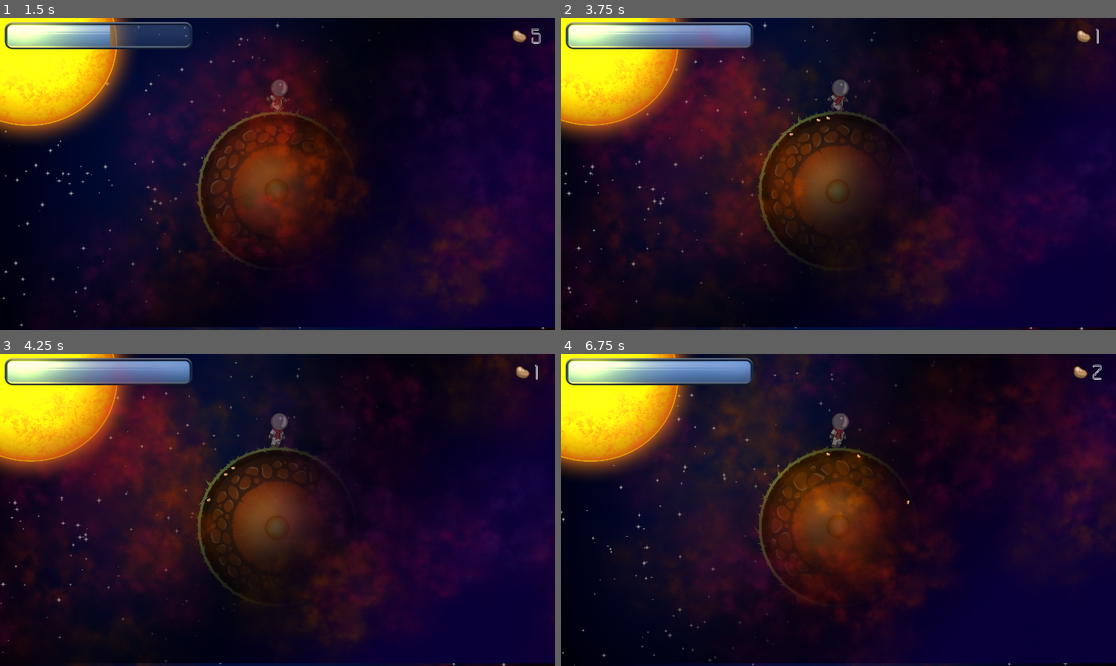
Above: before the commit, frames 1-4 (two rows, left to right).
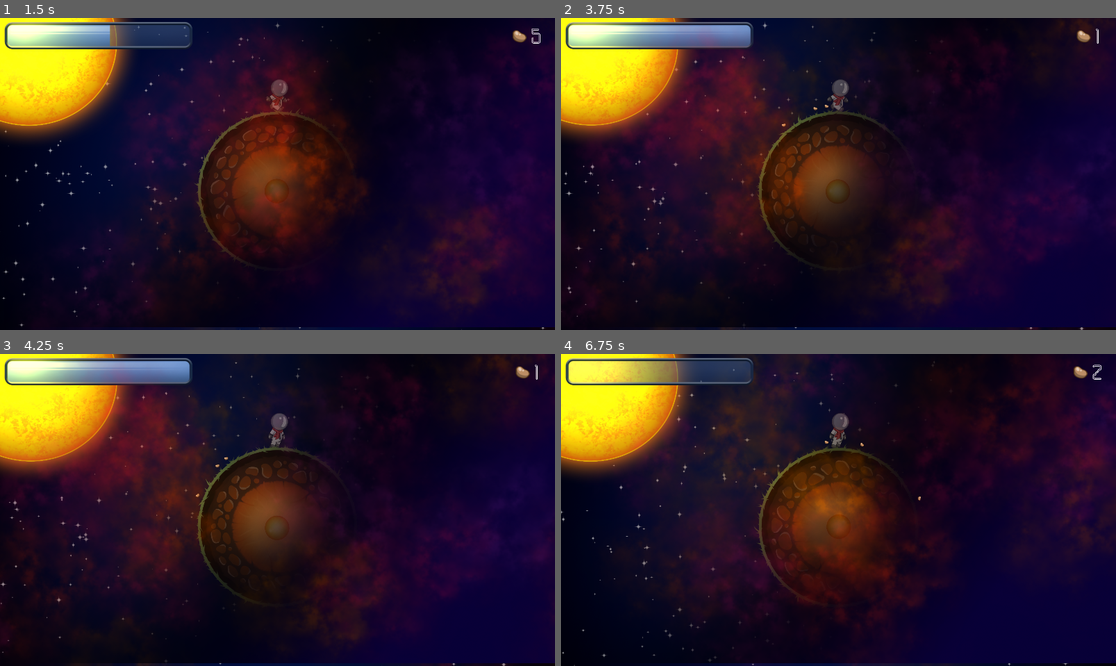
Above: after the commit, the same moments.

Repository: marekk3301/gamejam2023
Game: Godot game, scene res://scenes/mainMenu.tscn
Two runs of this game, one before a commit and one after it. Both use one fixed random seed, a clock stepped at 60 frames per second and the inputs below.
Inputs:
- Up to frame 1 (1.5 s): click "Start Game" at 0.5 s; hold Right (ui_right) from 1.28 s (still down); hold E (cut_plant) from 1.28 s (still down)
- Up to frame 2 (3.75 s): tap Q (plant_seed) at 1.55, 2.1, 3.05, 3.6 s; release Right (ui_right) at 2.03 s; release E (cut_plant) at 2.03 s; hold Left (ui_left) 2.03-2.78 s; tap E (cut_plant) at 2.3 s; hold E (cut_plant) 2.78-3.53 s; hold Right (ui_right) from 2.78 s (still down)
- Up to frame 3 (4.25 s): keep holding Right (ui_right); tap E (cut_plant) at 3.8 s
- Up to frame 4 (6.75 s): release Right (ui_right) at 4.28 s; hold E (cut_plant) 4.28-5.03 s; hold Left (ui_left) 4.28-6.53 s; tap Q (plant_seed) at 4.55, 5.1, 6.05, 6.6 s; tap R (reset) at 4.9 s; tap E (cut_plant) at 5.3 s; hold E (cut_plant) 5.78-6.53 s; hold Right (ui_right) from 6.53 s (still down)

Frame 1 is identical in both runs. In frame 2, less than 0.1% of the frame differs, in the area x 39-49%, y 27-38%; in frame 3, less than 0.1%; in frame 4, 2.4%, in the area x 1-65%, y 1-49%.
Error after the commit: Invalid get index 'animation_stage' (on base: 'previously freed instance'). (res://globalVariables.gd:56)

Commit message:
oxygen
Co-Authored-By: Kinga Marszałkowska <64398325+kinga-marszalkowska@users.noreply.github.com>

Diff:
--- a/globalVariables.gd
+++ b/globalVariables.gd
@@ -2,6 +2,9 @@
 
 var seedCount = 5
 var oxygenLevel = 100
+var maxOxygenLevel = 100
+
+var activePlantList = []
 
 func set_oxygen_level(var v):
 	oxygenLevel = v
@@ -33,3 +36,23 @@
 
 func decrement_Seed_Count():
 	seedCount -= 1
+
+
+func add_to_activePlantList(plantToAdd):
+	activePlantList.append(plantToAdd)
+
+
+func remove_from_activePlantList(plantToRemove):
+	activePlantList.erase(plantToRemove)
+	#for i in range(len(activePlantList)):
+	# 	if activePlantList[i] == plantToRemove:
+	# 		activePlantList.pop_at(i)
+
+
+func getPlantNumberInType(type):
+	var count = 0
+	# print(activePlantList)
+	for plant in activePlantList:
+		if plant.animation_stage == type:
+			count += 1
+	return count
--- a/scenes/plant.tscn
+++ b/scenes/plant.tscn
@@ -38,25 +38,23 @@
 [sub_resource type="RectangleShape2D" id=6]
 extents = Vector2( 56, 425.5 )
 
-[node name="Node2D" type="Node2D"]
-
-[node name="plant" type="Area2D" parent="."]
+[node name="plant" type="Area2D"]
 position = Vector2( 0, 378 )
 z_index = 1
 script = ExtResource( 4 )
 
-[node name="Timer" type="Timer" parent="plant"]
+[node name="Timer" type="Timer" parent="."]
 
-[node name="PlantSprite" type="AnimatedSprite" parent="plant"]
+[node name="PlantSprite" type="AnimatedSprite" parent="."]
 scale = Vector2( 4, 4 )
 frames = SubResource( 5 )
 animation = "seed"
 
-[node name="CollisionShape2D" type="CollisionShape2D" parent="plant"]
+[node name="CollisionShape2D" type="CollisionShape2D" parent="."]
 position = Vector2( -10, -319.5 )
 shape = SubResource( 6 )
 
-[connection signal="area_entered" from="plant" to="plant" method="_on_plant_area_entered"]
-[connection signal="area_exited" from="plant" to="plant" method="_on_plant_area_exited"]
-[connection signal="body_entered" from="plant" to="plant" method="_on_plant_body_entered"]
-[connection signal="body_exited" from="plant" to="plant" method="_on_plant_body_exited"]
+[connection signal="area_entered" from="." to="." method="_on_plant_area_entered"]
+[connection signal="area_exited" from="." to="." method="_on_plant_area_exited"]
+[connection signal="body_entered" from="." to="." method="_on_plant_body_entered"]
+[connection signal="body_exited" from="." to="." method="_on_plant_body_exited"]
--- a/scripts/main.gd
+++ b/scripts/main.gd
@@ -5,6 +5,7 @@
 
 # Called when the node enters the scene tree for the first time.
 func _ready():
+	var oxygenLevel = 0
 	planetRadius = $planet.texture.get_height() / 2
 	pass # Replace with function body.
 
@@ -38,6 +39,15 @@
 	if $AudioStreamPlayer.playing == false:
 		$AudioStreamPlayer.play()
 
+
+	var mediumOxygenInput = GlobalVariables.getPlantNumberInType(3)
+	var bigOxygenInput = GlobalVariables.getPlantNumberInType(4)
+
+	if mediumOxygenInput > 0:
+		print(mediumOxygenInput)
+		print(bigOxygenInput)
+	else: print("none")
+
 	$TextureProgress.value += 1
 
 
@@ -49,6 +59,7 @@
 		plant.position = Vector2(planetRadius*cos(angle), planetRadius*sin(angle))
 		plant.rotation = angle + PI / 2
 		$planet.add_child(plant)
+		GlobalVariables.add_to_activePlantList(plant)
 		GlobalVariables.decrement_Seed_Count()
 
 
--- a/scripts/plant.gd
+++ b/scripts/plant.gd
@@ -4,7 +4,7 @@
 
 var rng = RandomNumberGenerator.new()
 var time = rng.randi_range(4, 10)
-var animation_stage = 0
+export var animation_stage = 0
 var growthRate = 0
 
 var CollidingBody = null
@@ -62,3 +62,5 @@
 		else:
 			var seedYield = rng.randi_range(0, 3)
 			GlobalVariables.increment_Seed_Count_by(int(seedYield))
+
+		GlobalVariables.remove_from_activePlantList(self)
